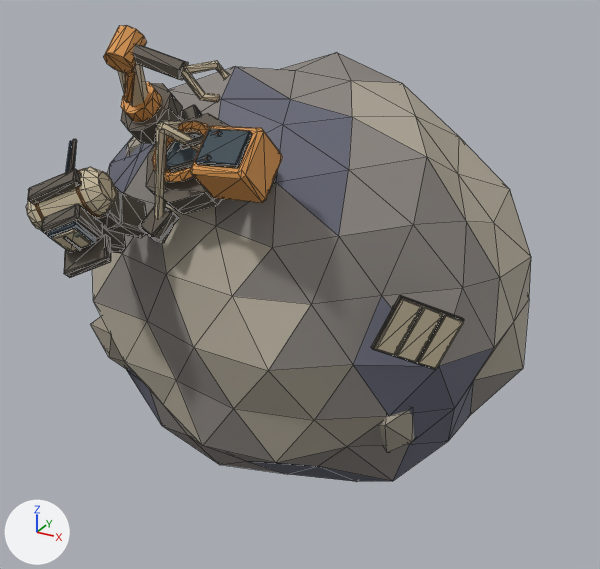
Renders of the glTF model apps/web/public/assets/blender/v1/s2/asteroids.glb from each side of a commit.
Camera for both pictures: a 50 mm camera at (1.17, -2.1, 1.02) aimed at (0.02, 0.0, -0.03). Every picture has the same lights, and +X, +Y and +Z are marked at lower left. The older version comes first. Mesh edges are drawn as thin lines. Where no turn or scale is listed for an object, it has been applied to the vertices. Vertices at exactly the same position are counted once.

Names of what the first picture shows: 'S2_asteroids • modeled surfaces'.
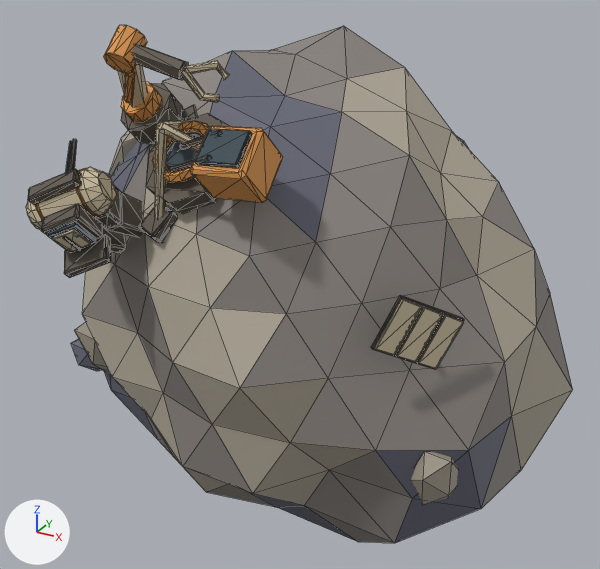
Where the newer file only moved an object's origin or applied its transform, the numbers keep the older frame.

Changed parts and their boxes (x1, y1, x2, y2) in the pictures (600 x 569 px; the box of a moved part takes in the faces that stretch with it):
'S2_asteroids • modeled surfaces', reshaped (8% wider, 14% taller)
    before: (26, 26, 531, 481)
    after: (26, 25, 573, 543)
part 1 of me_s2_asteroids_cleaved_companion_fragment_mesh_001, moved or reshaped (not visible before)
    after: (71, 339, 102, 371)
part 2 of me_s2_asteroids_cleaved_companion_fragment_mesh_001, moved or reshaped
    before: (91, 317, 128, 370)
    after: (74, 322, 107, 371)
part 3 of me_s2_asteroids_cleaved_companion_fragment_mesh_001, moved or reshaped
    before: (379, 410, 414, 451)
    after: (411, 451, 458, 504)
part 4 of me_s2_asteroids_cleaved_companion_fragment_mesh_001, moved or reshaped (mostly hidden before)
    before: (126, 137, 142, 157)
    after: (109, 131, 138, 177)
part 5 of me_s2_asteroids_cleaved_companion_fragment_mesh_001, rebuilt (12% wider, 20% taller)
    before: (92, 52, 531, 481)
    after: (82, 26, 573, 543)
part 6 of me_s2_asteroids_cleaved_companion_fragment_mesh_001, moved or reshaped
    before: (63, 73, 235, 251)
    after: (55, 54, 235, 250)
part 7 of me_s2_asteroids_cleaved_companion_fragment_mesh_001, moved or reshaped
    before: (382, 308, 433, 369)
    after: (396, 316, 463, 369)

What the commit changed:
me_s2_asteroids_cleaved_companion_fragment_mesh_001 is used by ob_s2_asteroids___modeled_surfaces.
me_s2_asteroids_cleaved_companion_fragment_mesh_001 had 1599 vertices, 2996 faces and spanned x -0.1..1.46, y -0.81..0.52, z -0.26..1.2.
me_s2_asteroids_cleaved_companion_fragment_mesh_001 now has 1598 vertices, 2992 faces and spans x -0.3..1.6, y -0.81..0.63, z -0.36..1.2.
me_s2_asteroids_cleaved_companion_fragment_mesh_001 part 1: the loose piece of 12 vertices spanning x -0.1..0.1, y -0.06..0.06, z -0.08..0.08 is moved by (-0.2, 0.01, -0.15).
me_s2_asteroids_cleaved_companion_fragment_mesh_001 part 2: the loose piece of 12 vertices spanning x 0.22..0.34, y -0.46..-0.25, z 0.06..0.31 is moved by (-0.04, -0.03, -0.02).
me_s2_asteroids_cleaved_companion_fragment_mesh_001 part 3: the loose piece of 12 vertices spanning x 1.17..1.29, y -0.43..-0.21, z 0.02..0.28 is moved by (0.14, -0.08, -0.07).
me_s2_asteroids_cleaved_companion_fragment_mesh_001 part 4: the loose piece of 12 vertices spanning x 0.18..0.37, y -0.25..-0.1, z 0.62..0.89 is moved by (-0.02, -0.01, 0.02).
me_s2_asteroids_cleaved_companion_fragment_mesh_001 part 5: the loose piece of 162 vertices spanning x 0.03..1.46, y -0.61..0.52, z -0.26..1.07 is rebuilt with 162 vertices and now spans x 0.01..1.6, y -0.71..0.63, z -0.36..1.14.
me_s2_asteroids_cleaved_companion_fragment_mesh_001 part 6: 13 vertices moved within x 0.12..0.84, y -0.78..-0.32, z 0.65..0.97; 32 vertices removed from x 0.07..0.91, y -0.8..-0.28, z 0.65..1.09; 31 vertices added at x 0.07..0.92, y -0.79..-0.28, z 0.65..1.09.
me_s2_asteroids_cleaved_companion_fragment_mesh_001 part 7: 2 vertices moved within x 1.28..1.35, y -0.52..-0.43, z 0.42..0.48; 8 vertices removed from x 1.25..1.34, y -0.52..-0.39, z 0.42..0.56; 8 vertices added at x 1.24..1.35, y -0.52..-0.4, z 0.42..0.56.
